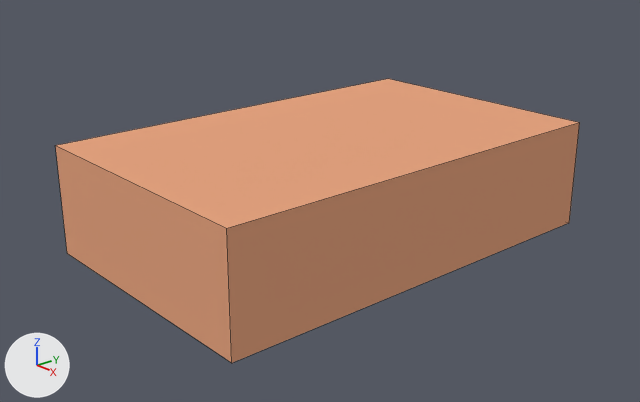
An edit to the Blender file 3D_Models/MIDI_Controller_Box/Controller_Box.blend, drawn before and after from the same camera.
Both versions are drawn from a 50 mm lens placed at (11.4, -10.13, 6.33), pointed at (0.13, -0.33, 0.84). The axes (+X, +Y, +Z) are drawn at lower left. The lights are the same throughout. Mesh edges are drawn as thin lines.

The scene before the commit, as lines of its bpy script (objects in view):
```python
me_cube_001 = bpy.data.meshes.new('Cube.001')
me_cube_001.from_pydata(...)  # a box spanning x -1.0..1.0, y -1.0..1.0, z -1.0..1.0
me_cube_001.materials.append(mat_screen)  # white #ffffff
me_cube_002 = bpy.data.meshes.new('Cube.002')
me_cube_002.from_pydata(...)  # a box spanning x -1.0..1.0, y -1.0..1.0, z -1.0..1.0
me_cube_002.materials.append(mat_md5)  # beige #e7a581
# before: 0 (-1.0, -1.0, -1.0) at pixel (67, 253), 1 (-1.0, -1.0, 1.0) at pixel (55, 145), 2 (-1.0, 1.0, -1.0), 3 (-1.0, 1.0, 1.0) at pixel (388, 78), 4 (1.0, -1.0, -1.0) at pixel (231, 363)
# before: 5 (1.0, -1.0, 1.0) at pixel (226, 228), 6 (1.0, 1.0, -1.0) at pixel (569, 222), 7 (1.0, 1.0, 1.0) at pixel (579, 122)
ob_base = bpy.data.objects.new('Base', me_cube_002)
ob_base.location = (0.0, 0.0, 1.0)
ob_base.scale = (2.5, 4.0, 1.0)
ob_lcd_screen = bpy.data.objects.new('LCD_Screen', me_cube_001)
ob_lcd_screen.location = (0.0, 0.0, 0.0)
ob_lcd_screen.scale = (1.5, 2.0, 0.1)
ob_lcd_screen.hide_viewport = True
```
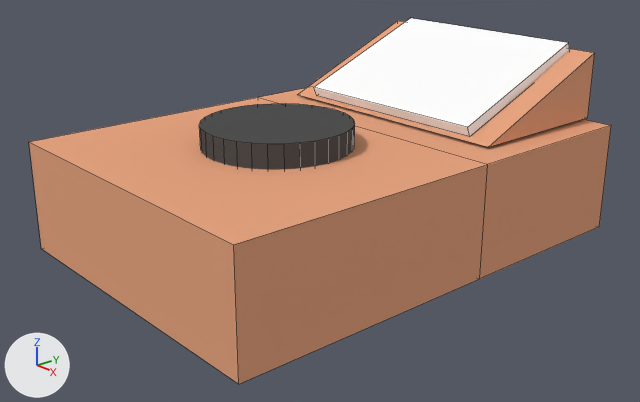
Commit message: MCD box base done

Pixel boxes (x1, y1, x2, y2) of what changed, in the pictures (640 x 402 px):
'Base', reshaped, rescaled (11% wider): before (55, 79, 580, 363); after (29, 88, 611, 384)
'LCD_Screen', shown: after (314, 18, 570, 137)
'Jog_Wheel', added: after (199, 104, 355, 170)
'LCD_Ramp', added (beige): after (297, 21, 595, 147)
part 1 of me_cube_002, built on: before (56, 79, 580, 363); after (30, 88, 611, 384)

Patch to the scene script:
```diff
--- a/3D_Models/MIDI_Controller_Box/Controller_Box.blend.py
+++ b/3D_Models/MIDI_Controller_Box/Controller_Box.blend.py
@@ mat_pla @@
+mat_pla = diffuse_material('PLA')
+mat_pla.base_color = (0.0835, 0.0835, 0.0835)  # dark grey #525252
@@ me_cube_002 @@
 me_cube_002.from_pydata(...)  # 8 vertices, 6 faces; spans x -1.0..1.0, y -1.0..1.0, z -1.0..1.0
 # used by ob_base; location = (0.0, 0.0, 1.0); scale = (2.5, 4.0, 1.0)
 # verts and faces of me_cube_002; kept vertices keep their numbers, new ones are numbered from 8
+# me_cube_002 part 1
+delete_faces([(0, 1, 3, 2), (4, 6, 7, 5), (0, 2, 6, 4), (1, 5, 7, 3)])
+for new, old in zip([*range(8, 12)], [0, 1, 4, 5]): verts[new] = verts[old] + (0.0, 1.17, 0.0)
+faces += [(2, 8, 9, 3), (4, 10, 11, 5), (0, 8, 10, 4), (1, 5, 11, 9), (3, 9, 11, 7), (2, 6, 10, 8)]
+faces += [(6, 7, 11, 10), (0, 1, 9, 8)]
 me_cube_002.materials.append(mat_md5)
@@ me_cube @@
+me_cube.from_pydata([(-1.0, -1.0, -1.0), (-1.0, 1.24, -1.0), (-1.0, 1.24, 0.63), (1.0, -1.0, -1.0), (1.0, 1.24, -1.0), (1.0, 1.24, 0.63)], [], [(2, 5, 4, 1), (0, 1, 4, 3), (5, 3, 4), (0, 2, 1), (3, 5, 2, 0)])
+me_cube.materials.append(mat_md5)  # beige #e7a581
@@ me_cylinder_001 @@
+me_cylinder_001.from_pydata(...)  # a 32-sided cylinder along z spanning x -1.0..1.0, y -1.0..1.0, z -1.0..1.0
+me_cylinder_001.materials.append(mat_pla)  # dark grey #525252
@@ ob_base @@
 ob_base.location = (0.0, 0.0, 1.0)
-ob_base.scale = (2.5, 4.0, 1.0)
+ob_base.scale = (3.0, 4.25, 1.0)
@@ ob_lcd_screen @@
 ob_lcd_screen = bpy.data.objects.new('LCD_Screen', me_cube_001)
-ob_lcd_screen.location = (0.0, 0.0, 0.0)
+ob_lcd_screen.location = (0.0, 2.79, 2.74)
+ob_lcd_screen.rotation_euler = (0.0, -0.379, 1.576)  # degrees (0, -22, 90)
 ob_lcd_screen.scale = (1.5, 2.0, 0.1)
-ob_lcd_screen.hide_viewport = True
@@ ob_lcd_ramp @@
+ob_lcd_ramp = bpy.data.objects.new('LCD_Ramp', me_cube)
+ob_lcd_ramp.location = (0.0, 2.64, 2.8)
+ob_lcd_ramp.scale = (2.5, 1.3, 0.75)
@@ ob_jog_wheel @@
+ob_jog_wheel = bpy.data.objects.new('Jog_Wheel', me_cylinder_001)
+ob_jog_wheel.location = (0.0, -1.16, 1.91)
+ob_jog_wheel.scale = (1.3, 1.3, 0.5)
```
